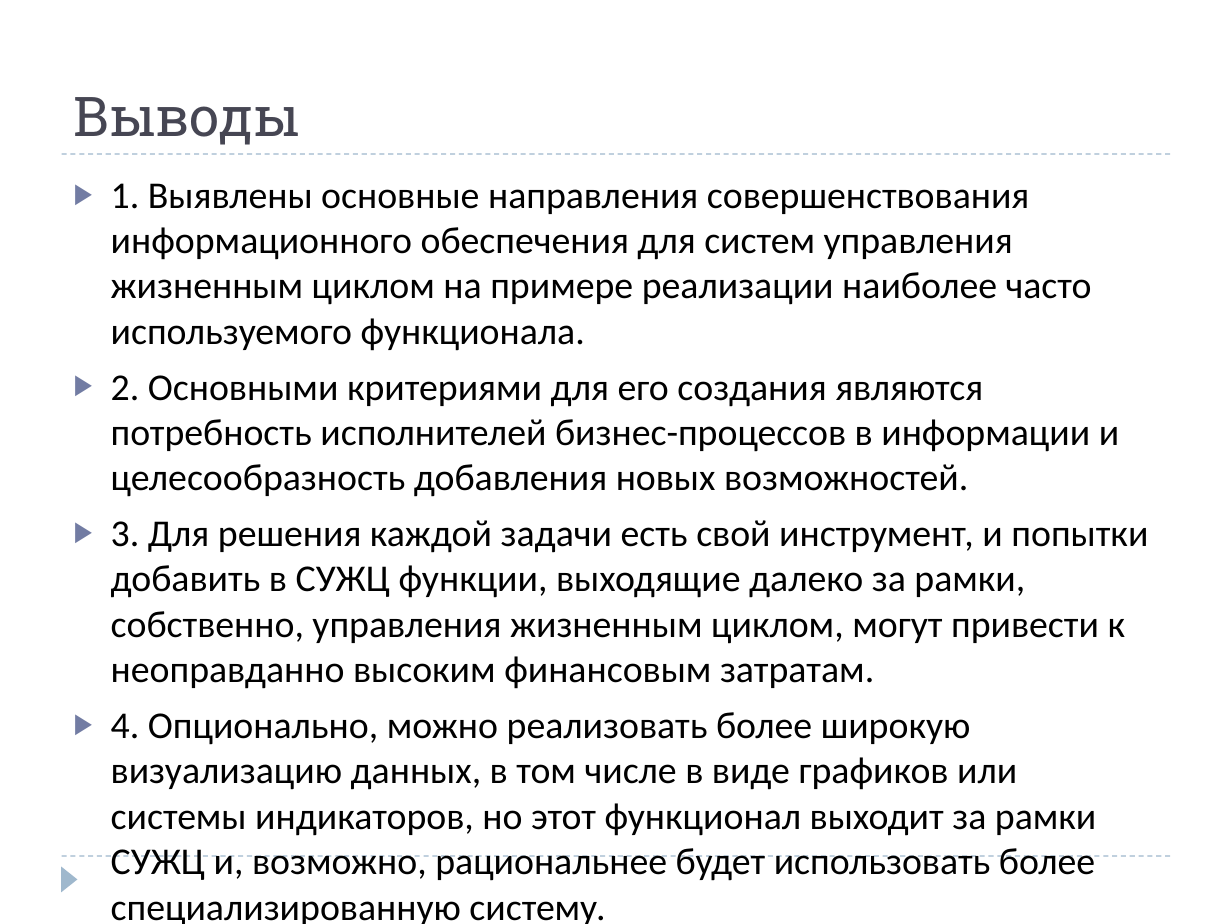
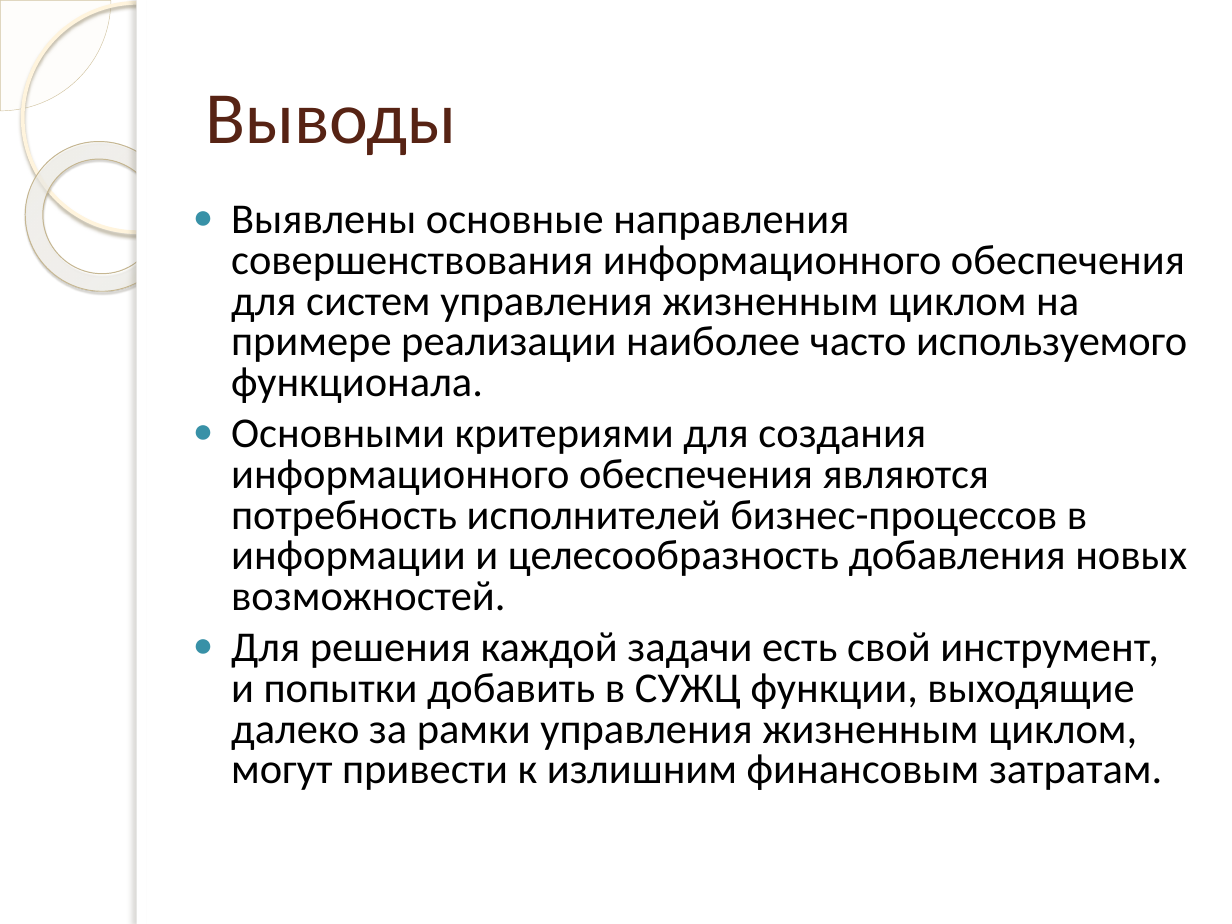
Before and after one commit to andreytemn/university, a slide deck: slide 9 of 5kurs/pereverzev/article/Темников презентация секция 4 Информационное обеспечение.pptx (slide 10 before the commit). Drawn at 1232x924 pixels with LibreOffice and Linux fonts; fonts in the diff are those of the drawing; background and template pictures are left out. Boxes give left, top, right and bottom in pixels: in the first picture for what was removed or moved away, otherwise in the second. Text is boxed around its words. In the diff, an @@ line names an element or a change of style, - is before the commit and + after.

```diff
--- a/5kurs/pereverzev/article/Темников презентация секция 4 Информационное обеспечение.pptx
+++ b/5kurs/pereverzev/article/Темников презентация секция 4 Информационное обеспечение.pptx
@@ pie slice (boxed as its full ellipse) added at <box>0,0,111,111</box>, fill #FEFAF4 at 33% opacity, outline #D3C39F 0.25 pt @@
@@ ellipse added at <box>22,2,251,232</box>, outline #FFF5DE 2.15 pt @@
@@ rectangle added at <box>137,0,1232,924</box>, fill #FFFFFF @@
@@ rectangle added at <box>137,0,147,924</box>, fill #FFFFFF @@
@@ title "Выводы": place and size @@
-title "Выводы" at <box>74,97,300,145</box>
+title "Выводы" at <box>206,95,457,155</box>
@@ title "Выводы" at <box>206,95,457,155</box>: size 32 to 43 pt, font Roboto Slab to Calibri, text colour #464653 to #572314; vertical alignment bottom to middle @@
@@ donut added at <box>0,111,206,322</box>, fill gradient #FFFCF6 to #FFFEFB to #F0D28E, outline #C7B893 0.58 pt @@
@@ line removed from (62, 154) to (1170, 154) @@
@@ text at <box>231,205,1187,790</box>: text changed; size 22.1 to 24.8 pt @@
-▶ 1. Выявлены основные направления совершенствования информационного обеспечения для систем управления жизненным циклом на примере реализации наиболее часто используемого функционала.
-▶ 2. Основными критериями для его создания являются потребность исполнителей бизнес-процессов в информации и целесообразность добавления новых возможностей.
-▶ 3. Для решения каждой задачи есть свой инструмент, и попытки добавить в СУЖЦ функции, выходящие далеко за рамки, собственно, управления жизненным циклом, могут привести к неоправданно высоким финансовым затратам.
-▶ 4. Опционально, можно реализовать более широкую визуализацию данных, в том числе в виде графиков или системы индикаторов, но этот функционал выходит за рамки СУЖЦ и, возможно, рациональнее будет использовать более специализированную систему.
+● Выявлены основные направления совершенствования информационного обеспечения для систем управления жизненным циклом на примере реализации наиболее часто используемого функционала.
+● Основными критериями для создания информационного обеспечения являются потребность исполнителей бизнес-процессов в информации и целесообразность добавления новых возможностей.
+● Для решения каждой задачи есть свой инструмент, и попытки добавить в СУЖЦ функции, выходящие далеко за рамки управления жизненным циклом, могут привести к излишним финансовым затратам.
@@ line removed from (62, 856) to (1170, 856) @@
@@ triangle removed at <box>62,866,78,892</box> @@
```
Also in this commit, not shown: 9 other slides changed, 1 slide removed, 5 other files.
